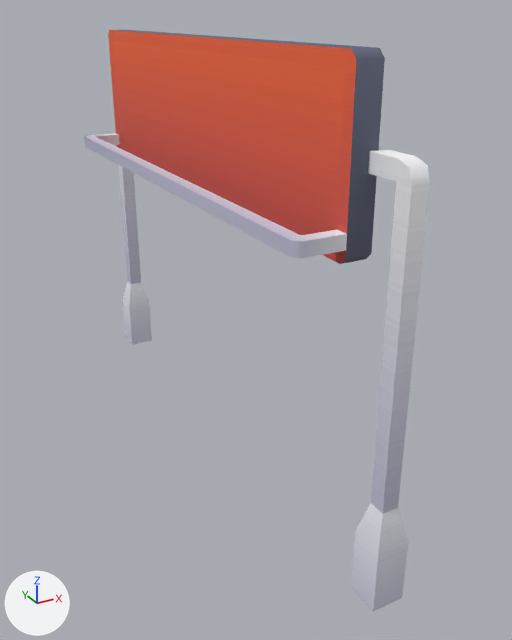
Two versions of the Blender file assets/cartopia/blender/blocks/func-finish.blend, one commit apart.
One viewpoint serves both versions: a camera (50 mm lens) standing at (-0.886, -1.056, 0.746) and looking at (-0.351, -0.083, 0.259). The axes (+X, +Y, +Z) are drawn at lower left. The lights are the same throughout. The first picture is the older version.

The older version as bpy lines, for what is in view:
```python
me_sign_highway_wide = bpy.data.meshes.new('sign-highway-wide')
me_sign_highway_wide.from_pydata(...)  # 244 vertices, 144 faces; spans x -0.107..0.025, y -0.5..0.5, z 0.0..0.707
me_sign_highway_wide.materials.append(mat_colormap_002)
ob_finish = bpy.data.objects.new('finish', me_sign_highway_wide)
ob_finish.location = (-0.375, 0.0, 0.0)
```
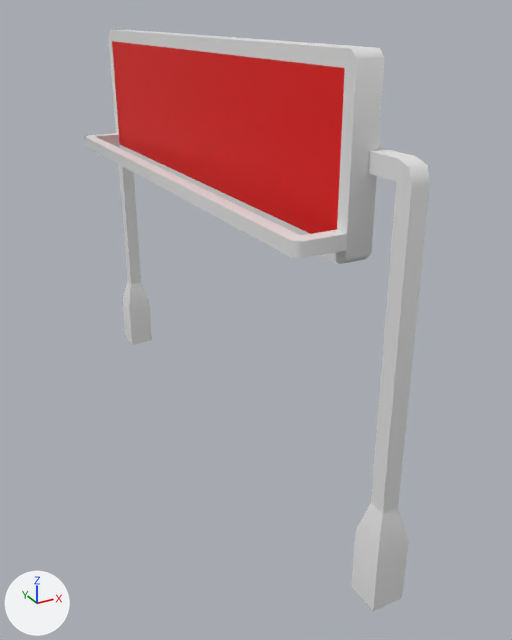
The change, as a diff of the scene's bpy script:
```diff
--- a/assets/cartopia/blender/blocks/func-finish.blend.py
+++ b/assets/cartopia/blender/blocks/func-finish.blend.py
@@ mat_material @@
+mat_material = principled_material('Material')
+mat_material.base_color = (0.8, 0.8, 0.8)  # white #e7e7e7
@@ mat_material_001 @@
+mat_material_001 = principled_material('Material.001')
+mat_material_001.base_color = (0.8, 0.00154, 0.0)  # red #e70500
@@ me_sign_highway_wide @@
 me_sign_highway_wide.from_pydata(...)  # 244 vertices, 144 faces; spans x -0.107..0.025, y -0.5..0.5, z 0.0..0.707
 # used by ob_finish; location = (-0.375, 0.0, 0.0)
+# me_sign_highway_wide part 1: 142 of the faces centred in x -0.107..0.025, y -0.5..0.5, z 0.0..0.707 switch from mat_colormap_002 to mat_material (white #e7e7e7)
+# me_sign_highway_wide part 2: all 2 faces centred in x -0.038, y -0.131..0.131, z 0.554..0.621 switch from mat_colormap_002 to mat_material_001 (red #e70500)
+# me_sign_highway_wide part 3: texture (UV) coordinates of 144 of 144 faces, centred in x -0.107..0.025, y -0.5..0.5, z 0.0..0.707, changed; they spanned u 0.22..0.97, v 0.02..0.48 and now span u 0.0..0.96, v 0.0..1.0
```

Pixel boxes (x1, y1, x2, y2) of what changed, in the pictures (512 x 640 px):
'finish', recoloured, surface changed
    both: (84, 30, 430, 611)
part 1 of me_sign_highway_wide, recoloured
    both: (84, 30, 430, 611)
part 2 of me_sign_highway_wide, recoloured
    both: (112, 41, 345, 234)
part 3 of me_sign_highway_wide, surface changed
    both: (84, 30, 430, 611)
